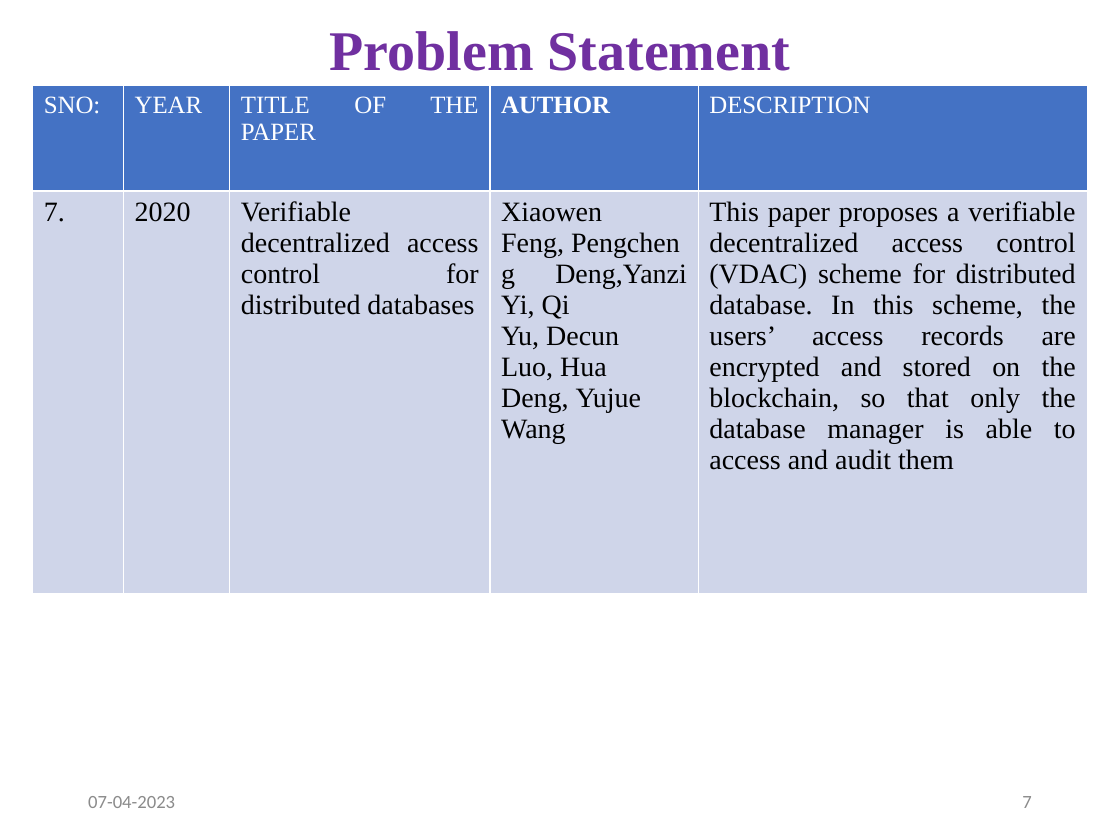
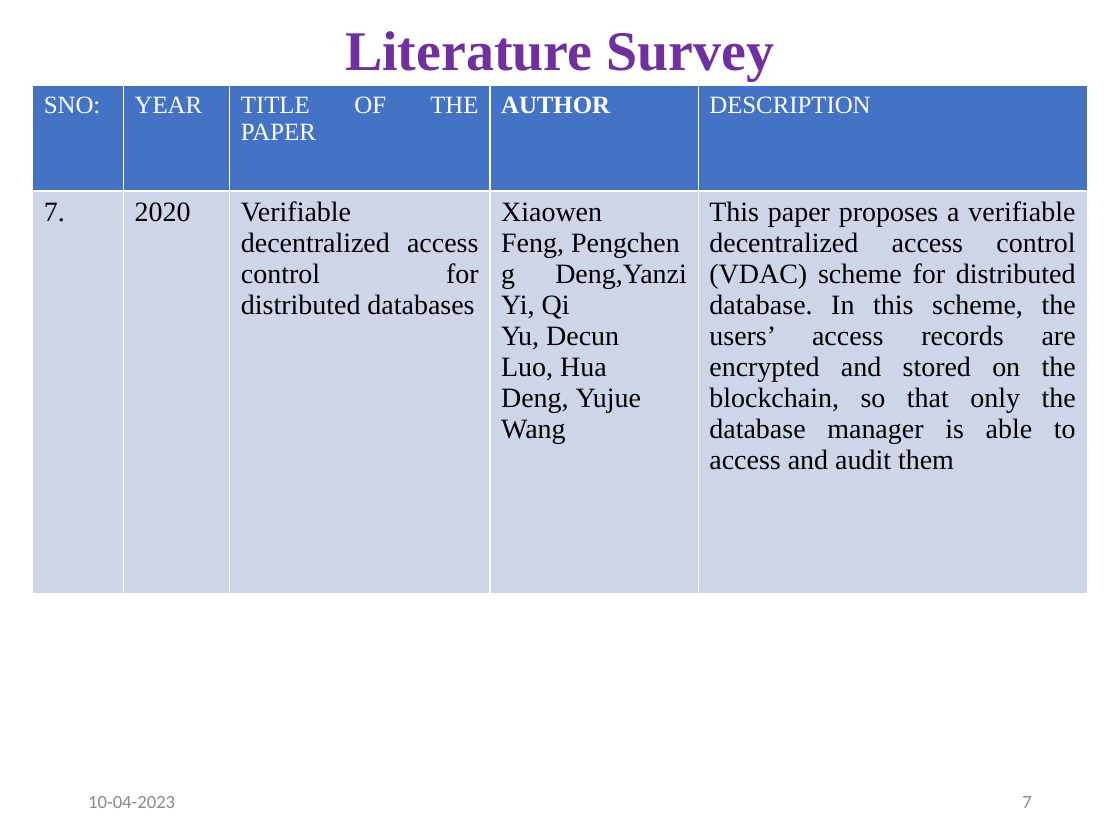
Before and after one commit to ValarmathyV/A-Blockchain-Based-Credible-and-Secure-Education-data-Management-using-PBFT-Algorithm, a slide deck: slide 7 of FINAL PPT FOR PRESENTATION.pptx. Drawn at 1120x840 pixels with LibreOffice and Linux fonts; fonts in the diff are those of the drawing. Boxes give left, top, right and bottom in pixels: in the first picture for what was removed or moved away, otherwise in the second. Text is boxed around its words. In the diff, an @@ line names an element or a change of style, - is before the commit and + after.

```diff
--- a/FINAL PPT FOR PRESENTATION.pptx
+++ b/FINAL PPT FOR PRESENTATION.pptx
@@ title at (345, 31, 775, 81): text changed @@
-Problem Statement
+Literature Survey
@@ text at (88, 796, 175, 808): text changed @@
-07-04-2023
+10-04-2023
```
Also in this commit, not shown: 34 other slides changed.
